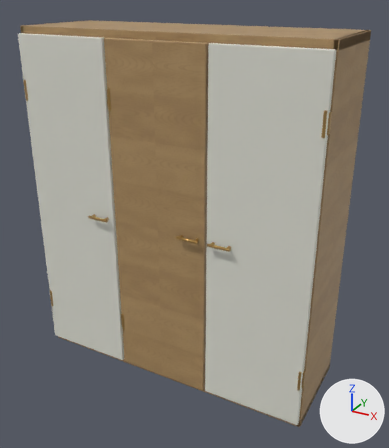
A saved change to the glTF model house-light/furniture/models/W02.glb.
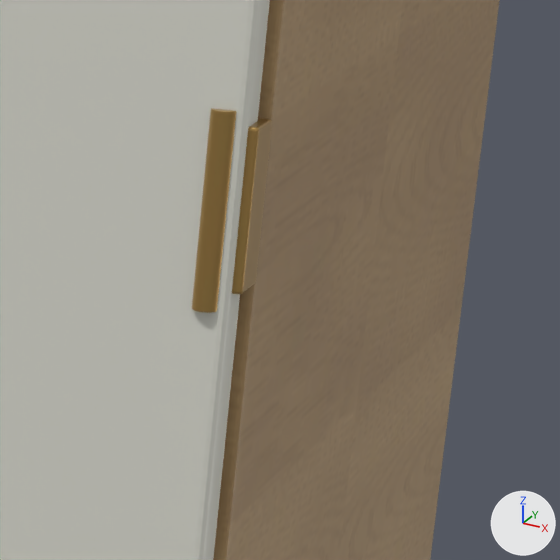
The first picture shows the older version from a camera (50 mm lens) standing at (1.51, -2.65, 2.3) and looking at (0.07, -0.03, 0.99). The close-ups show the older and then the newer version on the part from 76% to 95% of the width and 21% to 38% of the height of that picture. Only the edits that show in the close-ups are written down. Arrows for +X, +Y and +Z are at lower right; the lights stay in place. Where no turn or scale is listed for an object, it has been applied to the vertices.

Names of what the first close-up shows: 'Cabinet back', 'Cabinet side', 'Cylinder.006', 'Wardrobe hinge bridge.005'.
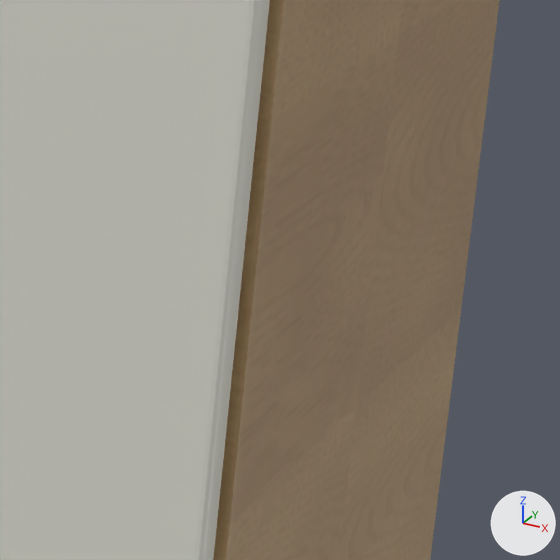
Changed parts and their boxes [x1, y1, x2, y2] in the close-ups (560 x 560 px):
```json
{"object": "Cylinder.006", "change": "deleted", "before": [192, 108, 236, 313], "on screen": "brown"}
{"object": "Wardrobe hinge bridge.005", "change": "deleted", "before": [232, 118, 272, 294], "on screen": "brown"}
```

The change, as JSON lines over the scene's bpy script:
```json
{"op": "remove", "block": "ob_wardrobe_hinge_bridge_005", "code": ["ob_wardrobe_hinge_bridge_005 = bpy.data.objects.new('Wardrobe hinge bridge.005', me_wardrobe_hinge_bridge)", "ob_wardrobe_hinge_bridge_005.parent = ob_node_3", "ob_wardrobe_hinge_bridge_005.location = (0.88, -0.302, 1.75)", "ob_wardrobe_hinge_bridge_005.scale = (0.05, 0.05, 0.05)"]}
{"op": "remove", "block": "ob_cylinder_006", "code": ["ob_cylinder_006 = bpy.data.objects.new('Cylinder.006', me_cylinder_003)", "ob_cylinder_006.parent = ob_node_4", "ob_cylinder_006.location = (0.88, -0.331, 1.75)", "ob_cylinder_006.rotation_euler = (0.0, 0.0, -3.142)  # degrees (0, 0, -180)", "ob_cylinder_006.scale = (0.06, 0.06, 0.06)"]}
```
